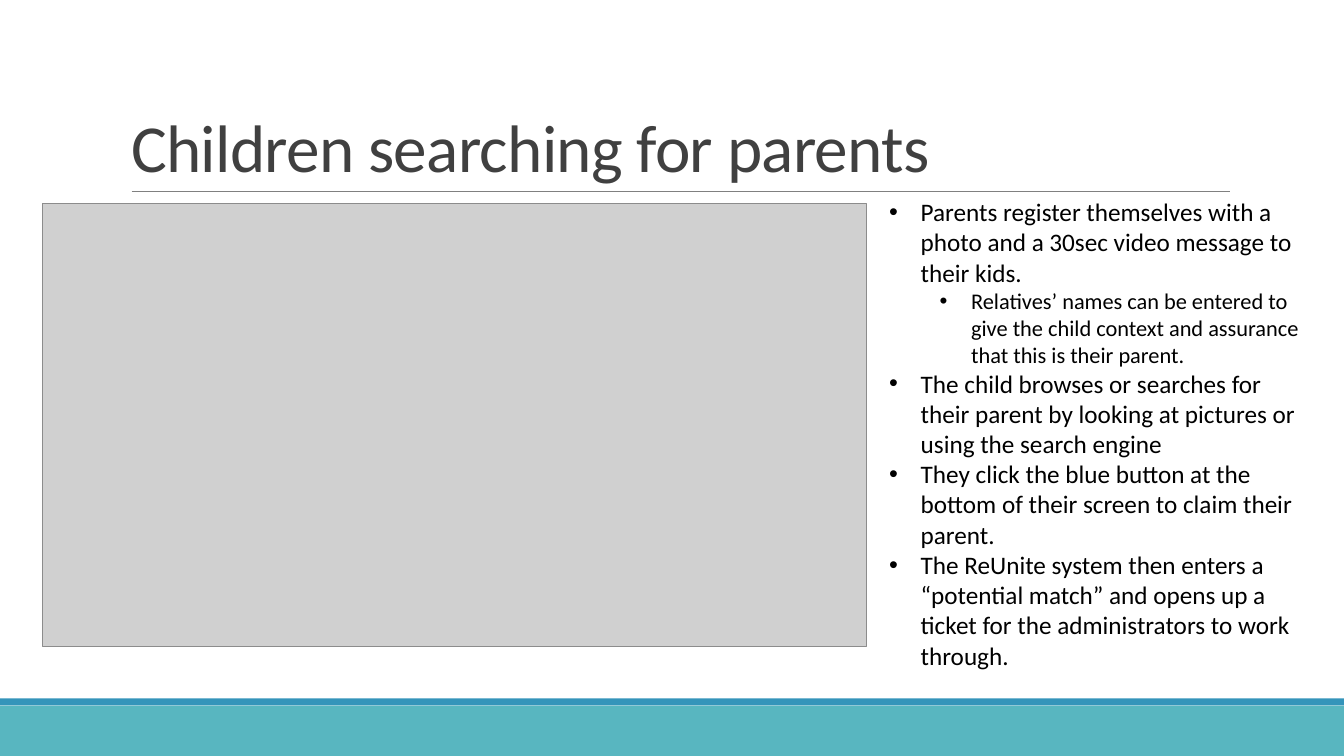
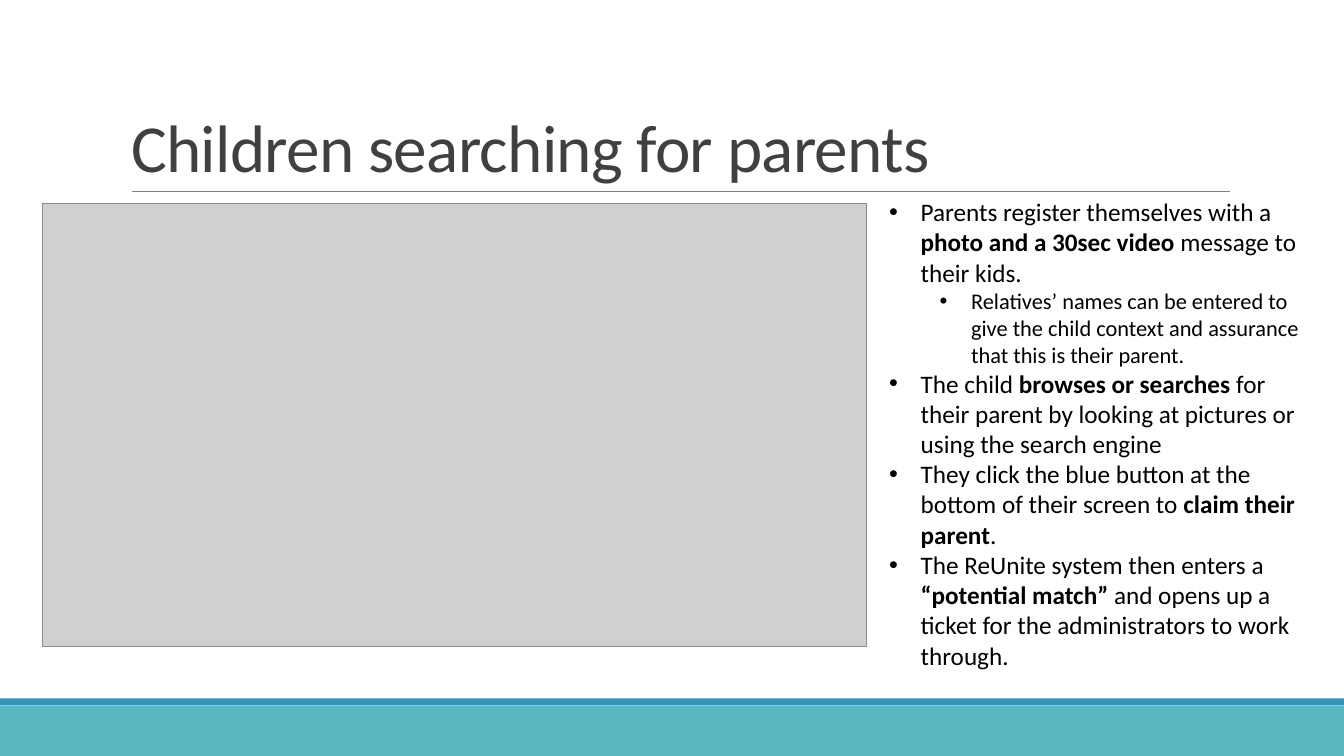
Before and after one commit to weirdaze/reunite, a slide deck: slide 5 of ReUnite Overview.pptx (slide 4 before the commit). Drawn at 1344x756 pixels with LibreOffice and Linux fonts; fonts in the diff are those of the drawing; grey boxes stand for pictures; background and template pictures are left out. Boxes give left, top, right and bottom in pixels: in the first picture for what was removed or moved away, otherwise in the second. Text is boxed around its words. In the diff, an @@ line names an element or a change of style, - is before the commit and + after.

```diff
--- a/ReUnite Overview.pptx
+++ b/ReUnite Overview.pptx
@@ text at (921, 203, 1296, 670): bold on in "photo and a 30sec video", "browses or searches", "claim their parent.", "“potential match”" @@
```
Also in this commit, not shown: 4 other slides changed, 2 slides added, 1 slide removed, 2 other files.
